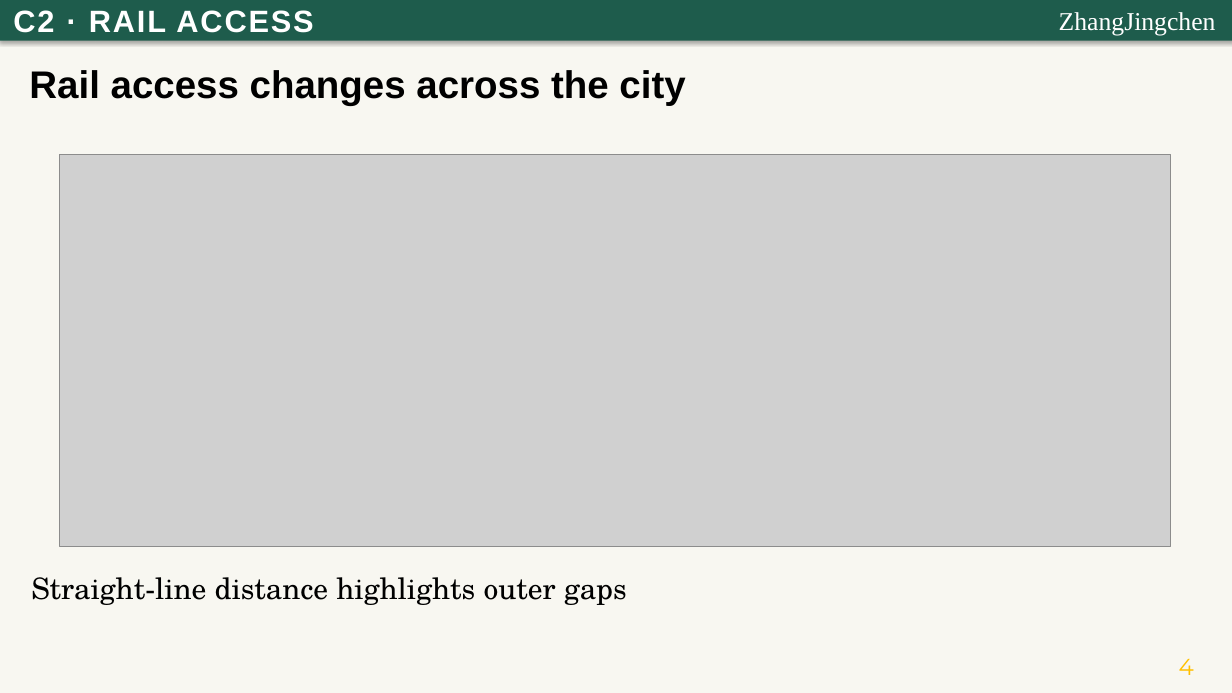
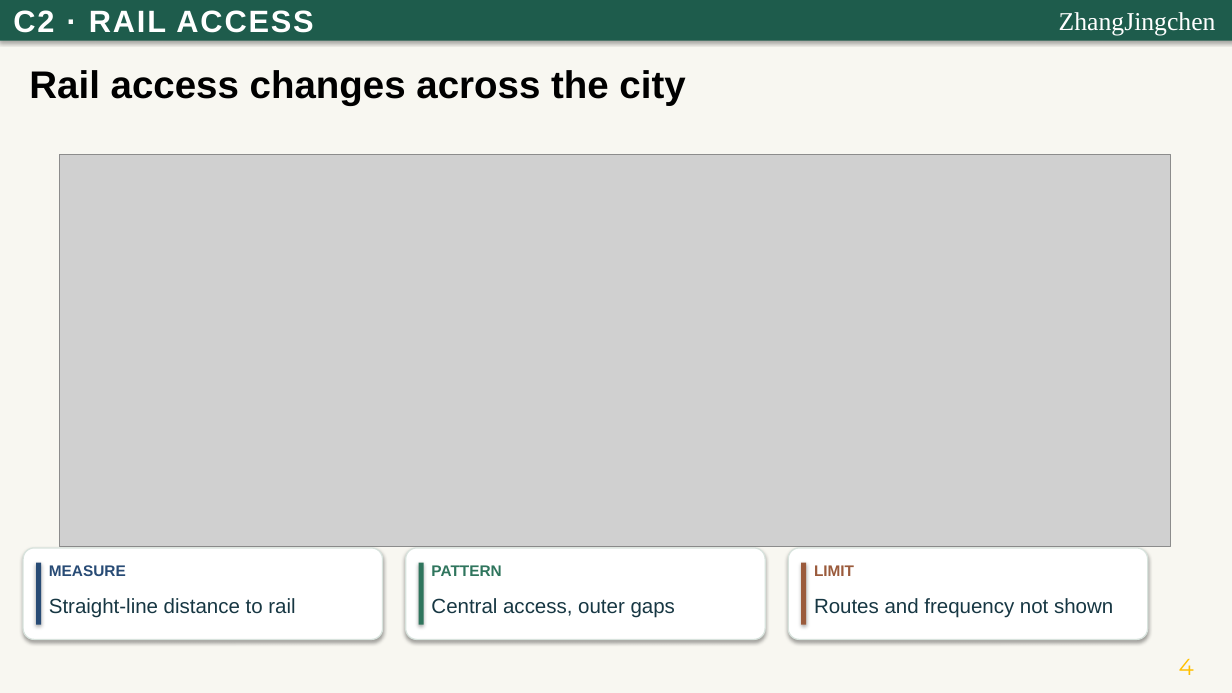
Before and after one commit to Rinnnnk/DS4073-26Fall-GroupProject, a slide deck: slide 4 of module_C/Part_C_Presentation.pptx. Drawn at 1232x693 pixels with LibreOffice and Linux fonts; fonts in the diff are those of the drawing; grey boxes stand for pictures. Boxes give left, top, right and bottom in pixels: in the first picture for what was removed or moved away, otherwise in the second. Text is boxed around its words. In the diff, an @@ line names an element or a change of style, - is before the commit and + after.

```diff
--- a/module_C/Part_C_Presentation.pptx
+++ b/module_C/Part_C_Presentation.pptx
@@ rounded rectangle added at [23,548,383,640], fill #FFFFFF, outline #D8E3DD 1 pt @@
@@ rectangle added at [36,563,42,625], fill #284B75 @@
@@ text added at [49,565,126,576], 12 pt, text #284B75, bold @@
+MEASURE
@@ rounded rectangle added at [406,548,765,640], fill #FFFFFF, outline #D8E3DD 1 pt @@
@@ rectangle added at [419,563,424,625], fill #2F755D @@
@@ text added at [431,565,501,576], 12 pt, text #2F755D, bold @@
+PATTERN
@@ rounded rectangle added at [788,548,1148,640], fill #FFFFFF, outline #D8E3DD 1 pt @@
@@ rectangle added at [801,563,807,625], fill #9A5A3B @@
@@ text added at [814,565,854,576], 12 pt, text #9A5A3B, bold @@
+LIMIT
@@ text at [49,598,295,618]: text changed; size 23 to 16 pt; font TeX Gyre Schola to Arial; text colour #000000 to #173743 @@
-Straight-line distance highlights outer gaps
+Straight-line distance to rail
@@ text "Straight-line distance to rail" at [49,598,295,618]: vertical alignment top to middle @@
@@ text added at [431,598,675,618], 16 pt, text #173743 @@
+Central access, outer gaps
@@ text added at [814,598,1113,618], 16 pt, text #173743 @@
+Routes and frequency not shown
```
Also in this commit, not shown: 4 other slides changed, 1 other file.
